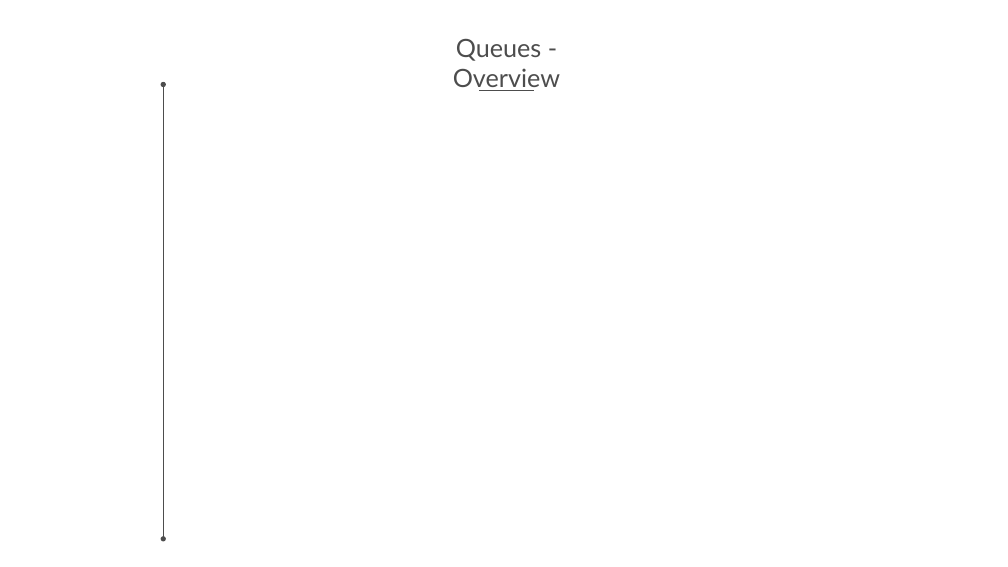
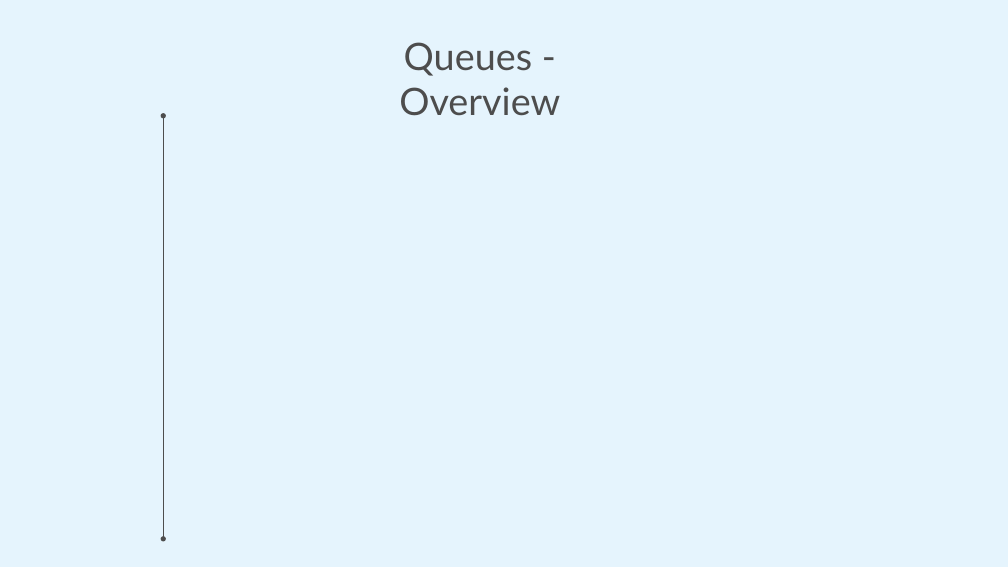
Before and after one commit to printix/Power-BI, a slide deck: slide 11 of PowerPoint/PrintixPowerBIDesign.pptx. Drawn at 1008x567 pixels with LibreOffice and Linux fonts; fonts in the diff are those of the drawing; background and template pictures are left out. Boxes give left, top, right and bottom in pixels: in the first picture for what was removed or moved away, otherwise in the second. Text is boxed around its words. In the diff, an @@ line names an element or a change of style, - is before the commit and + after.

```diff
--- a/PowerPoint/PrintixPowerBIDesign.pptx
+++ b/PowerPoint/PrintixPowerBIDesign.pptx
@@ background #FFFFFF to #E5F4FD @@
@@ text "Queues - Overview" at [399,42,560,116]: size 48 to 72 pt @@
@@ double arrow moved from (163, 85) - (163, 539) to (163, 116) - (163, 539) @@
@@ line removed from (534, 90) to (479, 90) @@
```
Also in this commit, not shown: 14 other slides changed, 2 slides added, 2 slides removed, 17 other files.
